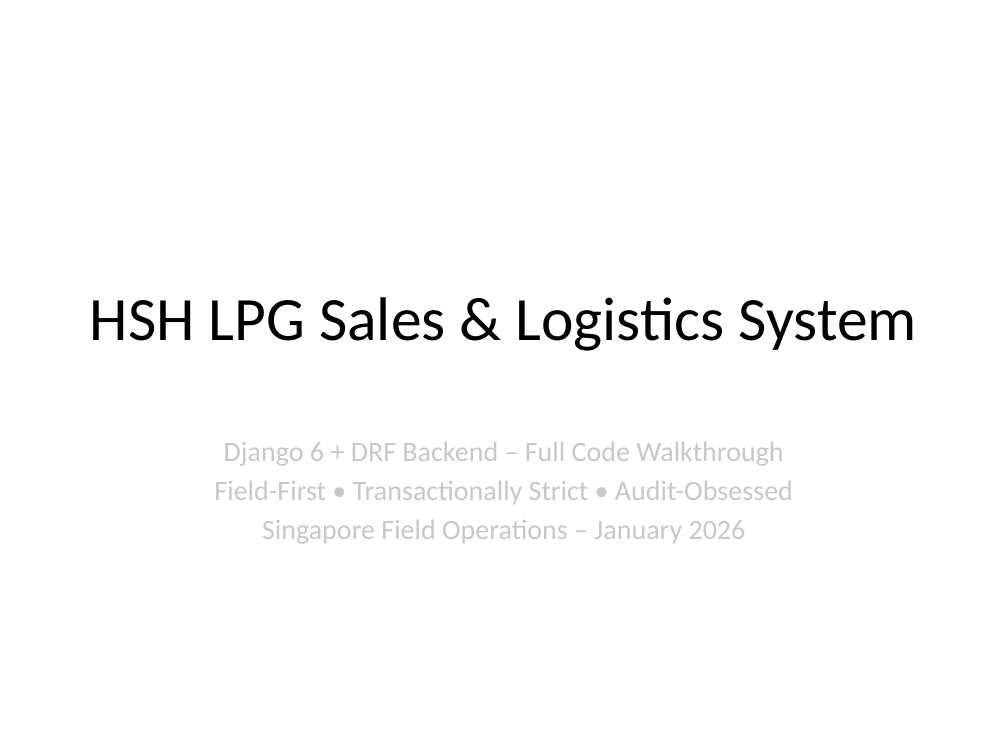
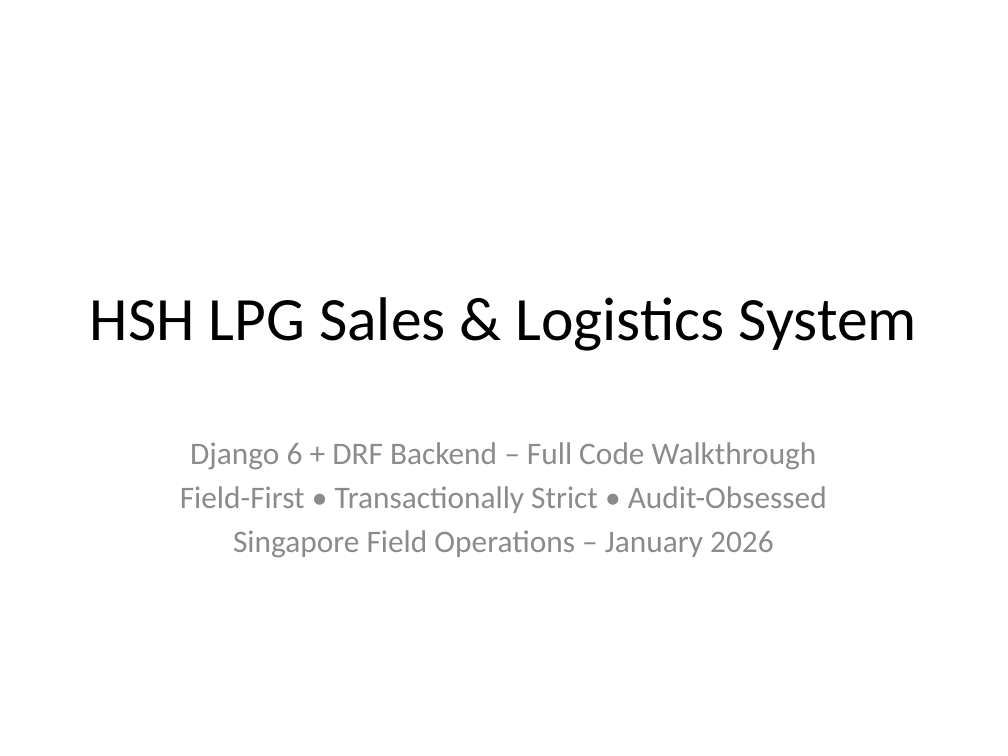
Before and after one commit to seanwhs/ScratchPad, a slide deck: slide 1 of Project-Refill/HSH_LPG_Backend_Walkthrough_Jan2026.pptx. Drawn at 1008x756 pixels with LibreOffice and Linux fonts; fonts in the diff are those of the drawing. Boxes give left, top, right and bottom in pixels: in the first picture for what was removed or moved away, otherwise in the second. Text is boxed around its words. In the diff, an @@ line names an element or a change of style, - is before the commit and + after.

```diff
--- a/Project-Refill/HSH_LPG_Backend_Walkthrough_Jan2026.pptx
+++ b/Project-Refill/HSH_LPG_Backend_Walkthrough_Jan2026.pptx
@@ subtitle "Django 6 + DRF Backend ..." at bbox=[180, 442, 827, 558]: size 20 to 22.4 pt, text colour #C8C8C8 to #8C8C8C @@
```
Also in this commit, not shown: 10 other slides changed, 16 slides added.
